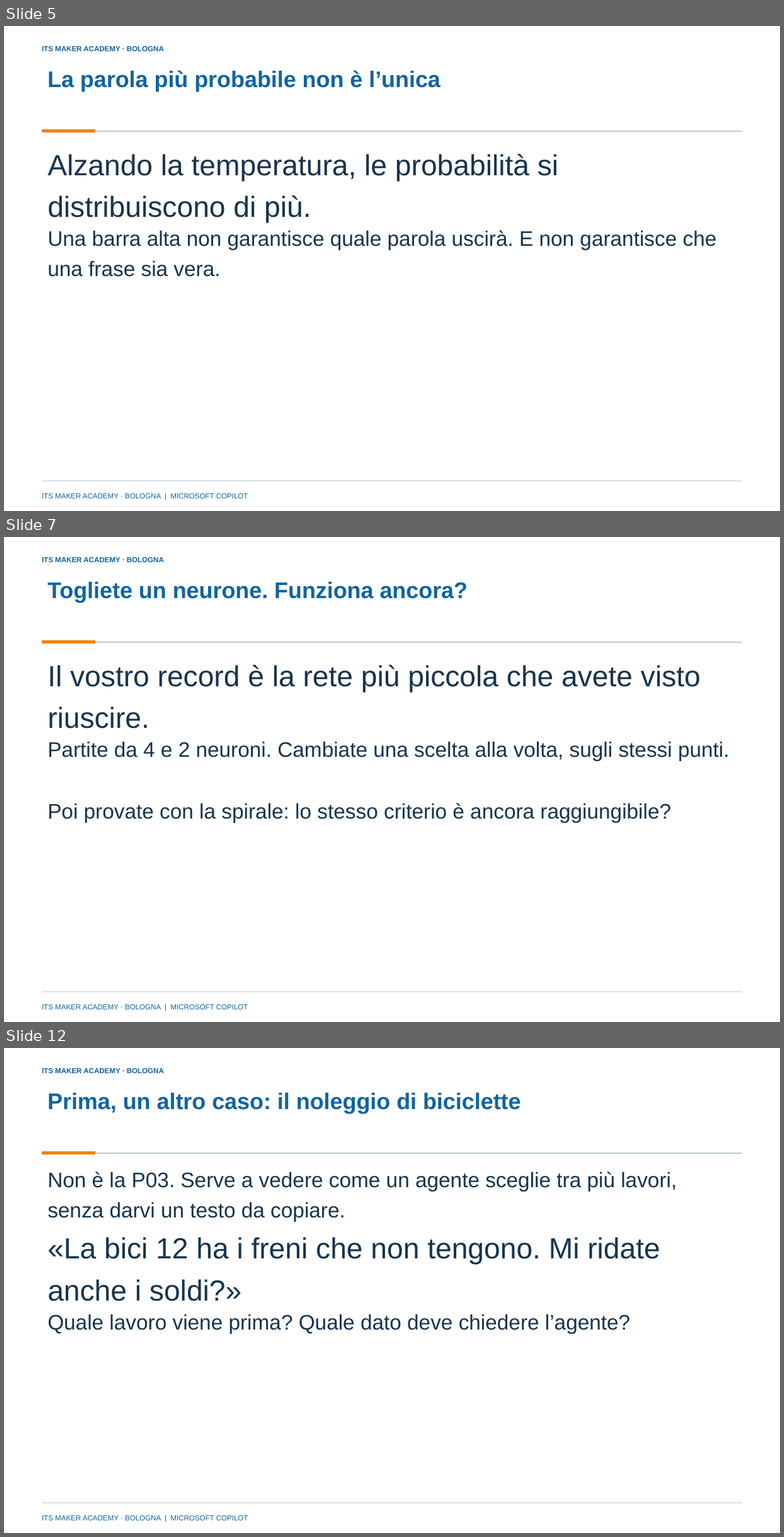
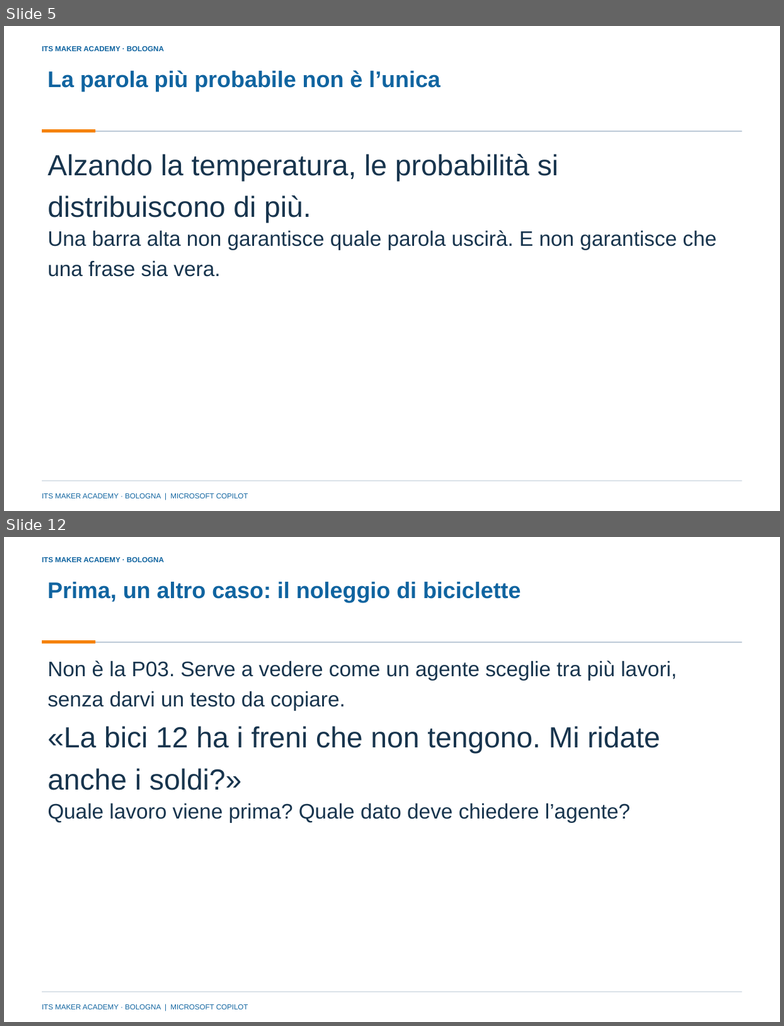
Before and after one commit to franzo9393/ITSCorso_UnslothStudio-Git, a slide deck: lezione 4 - reti neurali e agenti con orchestrazione/Lezione4_Reti_neurali_e_agenti_con_orchestrazione_ITS_MAKER.pptx. Shown one above the other, each under a label of ours: slides 5, 7 and 12 before the commit, slides 5 and 12 after it; the slides between them are not shown. The pictures are 784x1537 and 784x1026 pixels, drawn with LibreOffice and Linux fonts; fonts in the diff are those of the drawing; background and template pictures are left out. Boxes give left, top, right and bottom in pixels: in the first picture for what was removed or moved away, otherwise in the second. Text is boxed around its words. In the diff, an @@ line names an element or a change of style, - is before the commit and + after.

Commit message:
Lezione 4: Playground al centro (quanti neuroni servono), Flappy solo dimostrazione del docente

```diff
--- a/lezione 4 - reti neurali e agenti con orchestrazione/Lezione4_Reti_neurali_e_agenti_con_orchestrazione_ITS_MAKER.pptx
+++ b/lezione 4 - reti neurali e agenti con orchestrazione/Lezione4_Reti_neurali_e_agenti_con_orchestrazione_ITS_MAKER.pptx
@@ slide 7 removed at <box>4,537,780,1022</box>, background picture (left out); not listed: 5 template elements that a slide beside it also shows @@
@@ title removed at <box>47,582,468,603</box> @@
-Togliete un neurone. Funziona ancora?
@@ text removed at <box>47,665,701,729</box> @@
-Il vostro record è la rete più piccola che avete visto riuscire.
@@ text removed at <box>47,741,730,761</box> @@
-Partite da 4 e 2 neuroni. Cambiate una scelta alla volta, sugli stessi punti.
@@ text removed at <box>47,803,671,822</box> @@
-Poi provate con la spirale: lo stesso criterio è ancora raggiungibile?
```
Also in this commit, not shown: 2 slides changed, 4 slides added, 3 other slides removed, 10 other files.
